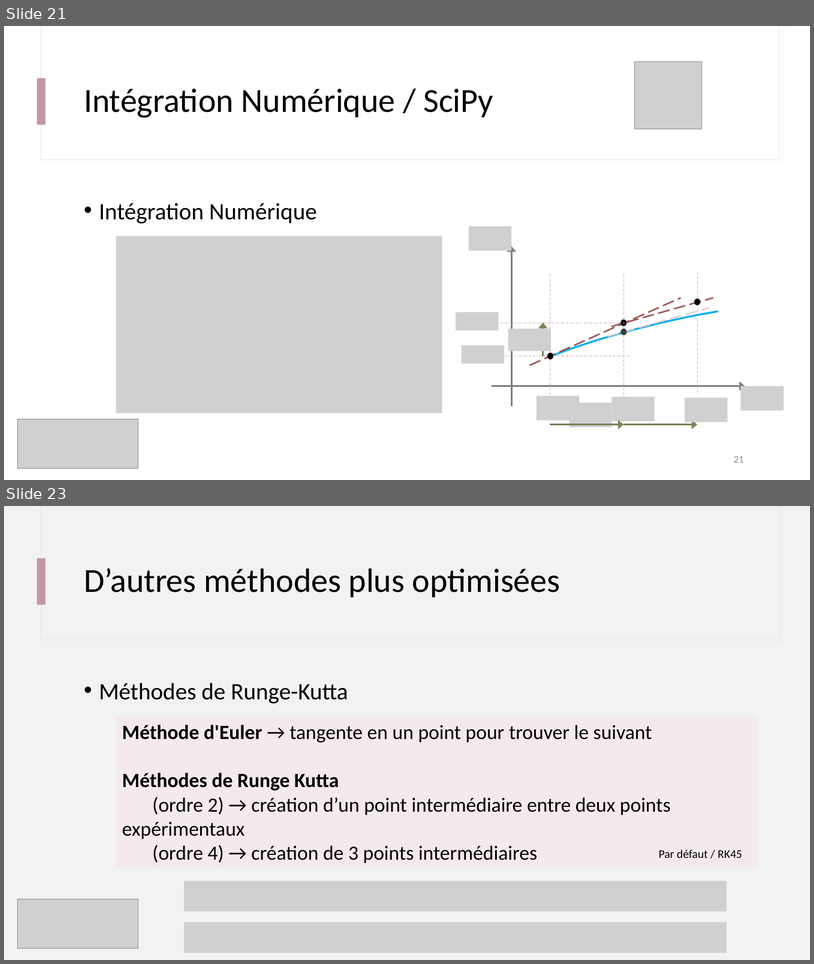
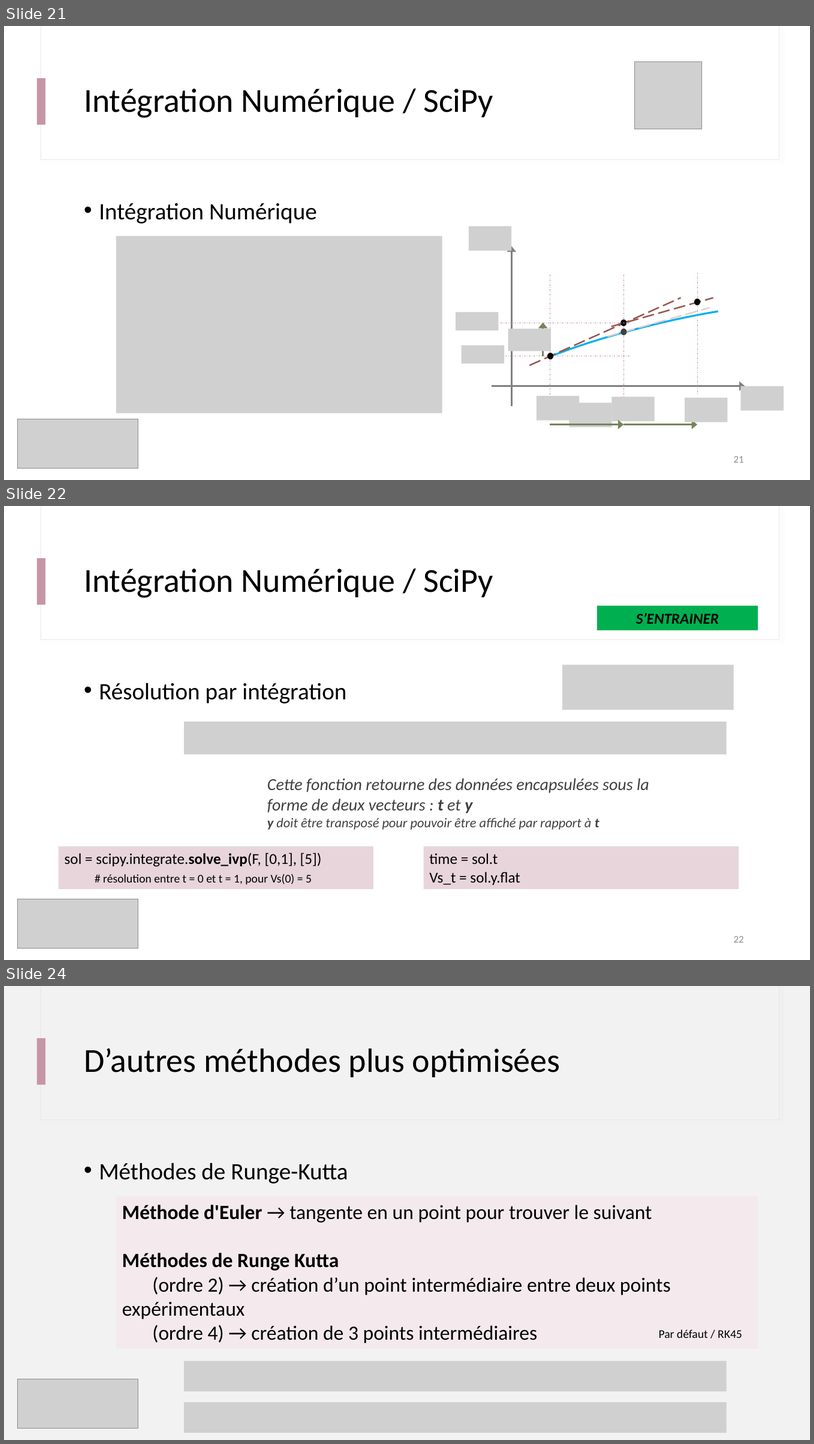
Before and after one commit to IOGS-Digital-Methods/semester-5, a slide deck: ONIP/onip_b1_methodes_numeriques/seance2_equation_diff/B1_s3_1_Approche_Euler.pptx. Shown one above the other, each under a label of ours: slides 21 and 23 before the commit, slides 21, 22 and 24 after it; the slides between them are not shown. The pictures are 814x964 and 814x1444 pixels, drawn with LibreOffice and Linux fonts; fonts in the diff are those of the drawing; grey boxes stand for pictures. Boxes give left, top, right and bottom in pixels: in the first picture for what was removed or moved away, otherwise in the second. Text is boxed around its words. In the diff, an @@ line names an element or a change of style, - is before the commit and + after.

```diff
--- a/ONIP/onip_b1_methodes_numeriques/seance2_equation_diff/B1_s3_1_Approche_Euler.pptx
+++ b/ONIP/onip_b1_methodes_numeriques/seance2_equation_diff/B1_s3_1_Approche_Euler.pptx
@@ slide 22 added at box(4, 506, 810, 960), background #FFFFFF; not listed: 3 template elements that a slide beside it also shows @@
@@ title added at box(84, 568, 494, 598), 40 pt, text #000000 @@
+Intégration Numérique / SciPy
@@ rectangle added at box(597, 606, 758, 630), fill #00B050, 18 pt, text #000000, bold, italic @@
+S’ENTRAINER
@@ picture added at box(563, 664, 734, 709) @@
@@ text added at box(99, 682, 347, 703), 28 pt, text #000000 @@
+• Résolution par intégration
@@ picture added at box(184, 721, 727, 754) @@
@@ text added at box(267, 778, 650, 829), 20 pt, text #404040, italic @@
+Cette fonction retourne des données encapsulées sous la forme de deux vecteurs : t et y
+y doit être transposé pour pouvoir être affiché par rapport à t
@@ rectangle added at box(59, 846, 374, 889), fill #E8D5DC, 18 pt, text #000000 @@
+sol = scipy.integrate.solve_ivp(F, [0,1], [5])
+# résolution entre t = 0 et t = 1, pour Vs(0) = 5
@@ rectangle added at box(424, 846, 739, 889), fill #E8D5DC, 18 pt, text #000000 @@
+time = sol.t
+Vs_t = sol.y.flat
@@ picture added at box(17, 898, 138, 948) @@
@@ page number added at box(734, 936, 744, 942), 12 pt, text #8C8C8C @@
+22
@@ what was slide 23 is now slide 24 @@
```
Also in this commit, not shown: 1 slide changed, 3 other files.
